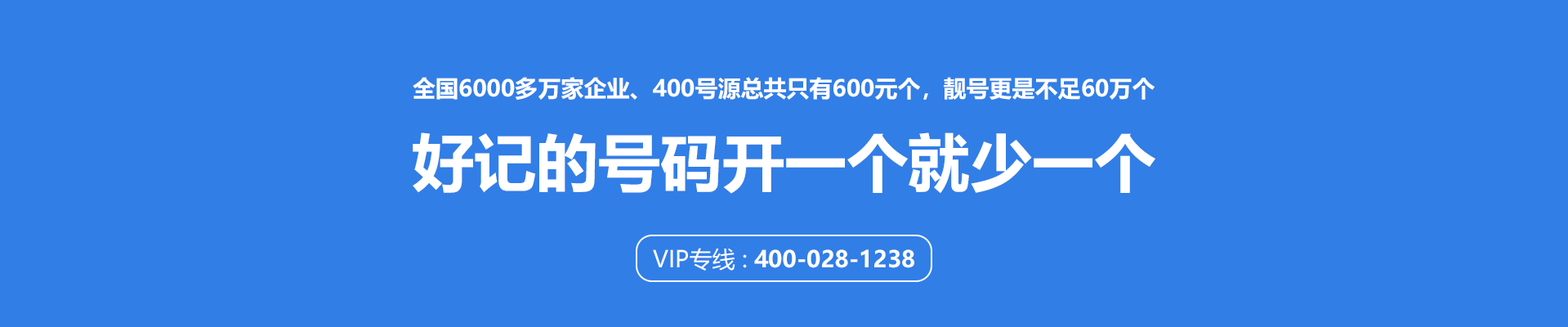
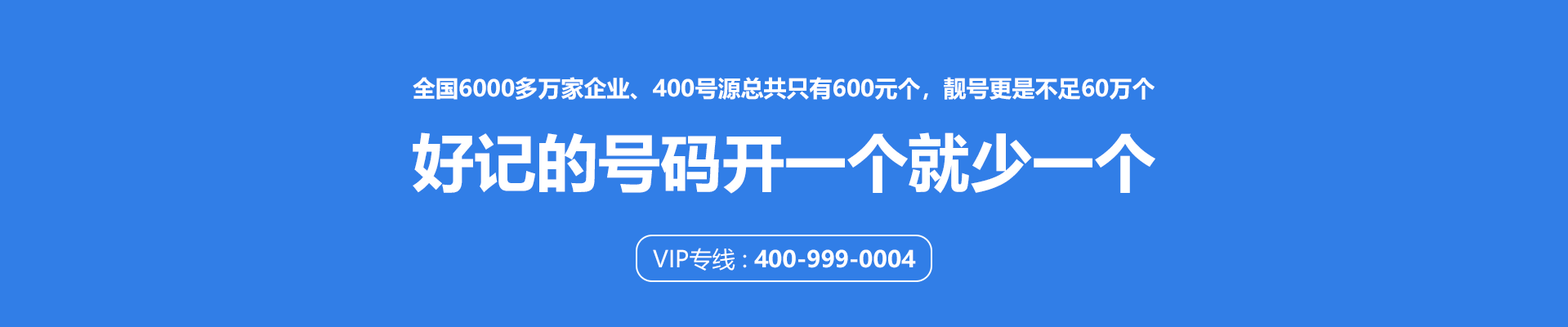
Comparing the layer stacks of the two 1568px x 327px images. Changes:
renamed "VIP专线 : 400-028-1238" to "VIP专线 : 400-999-0004", blend normal → screen, painted on it over [807, 249, 916, 269]
